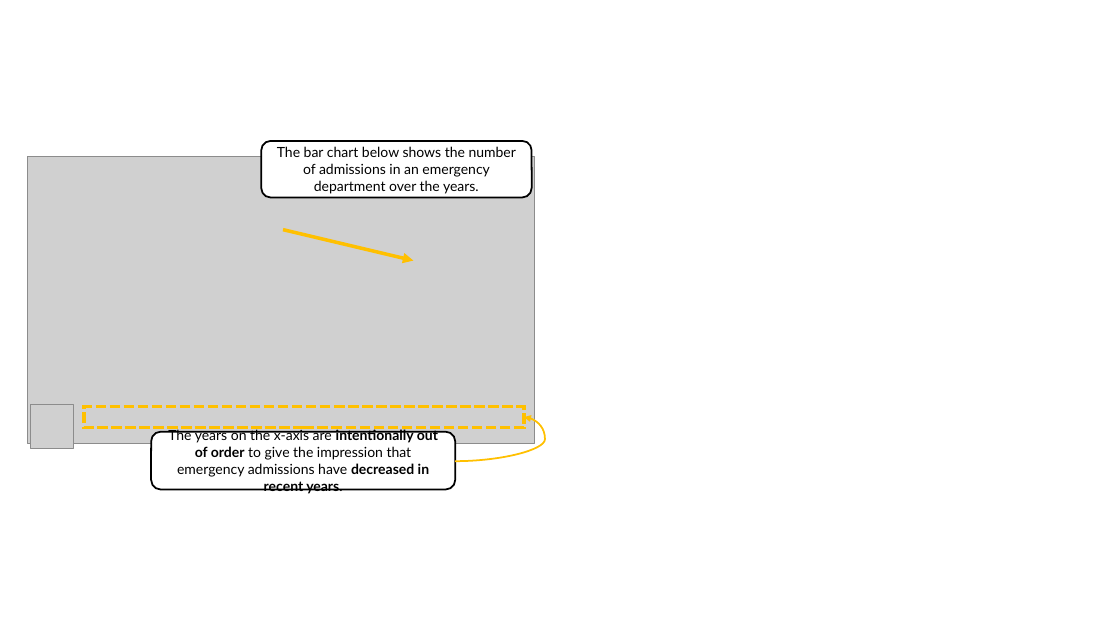
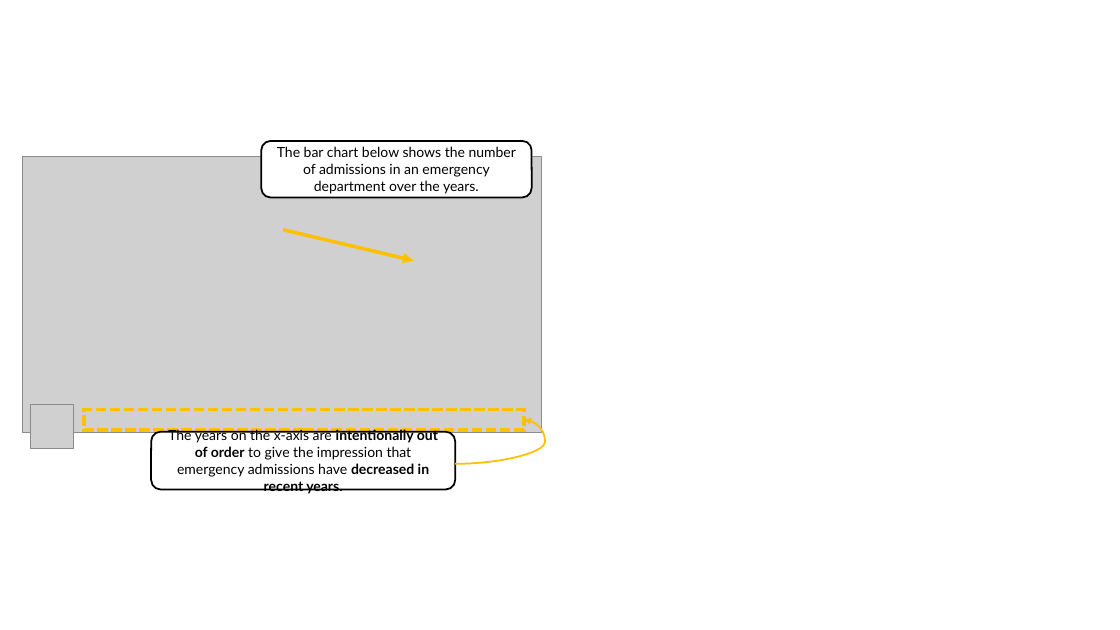
Before and after one commit to marianast97/VisualizationLiteracy, a slide deck: slide 152 of LearningContent/LearningContent.pptx. Drawn at 1120x630 pixels with LibreOffice and Linux fonts; fonts in the diff are those of the drawing; grey boxes stand for pictures. Boxes give left, top, right and bottom in pixels: in the first picture for what was removed or moved away, otherwise in the second. Text is boxed around its words. In the diff, an @@ line names an element or a change of style, - is before the commit and + after.

```diff
--- a/LearningContent/LearningContent.pptx
+++ b/LearningContent/LearningContent.pptx
@@ picture: place and size @@
-picture at [28, 156, 534, 444]
+picture at [22, 156, 541, 433]
@@ curved arrow (455, 464) - (524, 420): route changed @@
```
Also in this commit, not shown: 5 other slides changed, 1 slide added, 1 slide removed, 11 other files.
